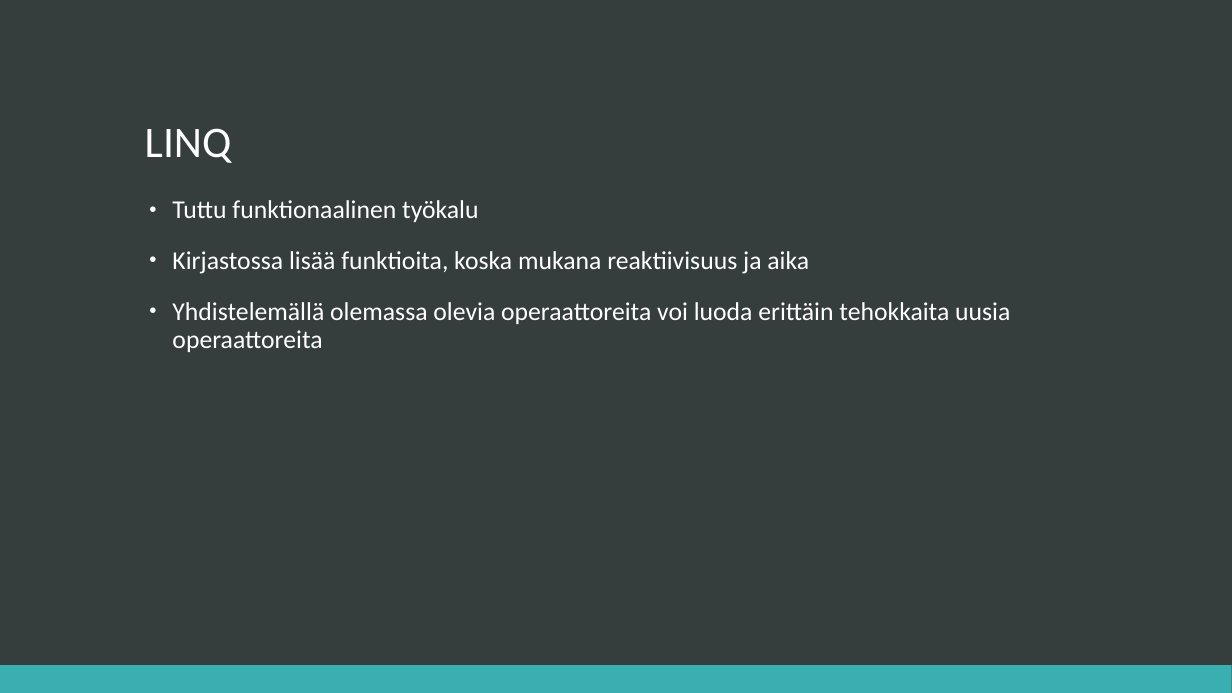
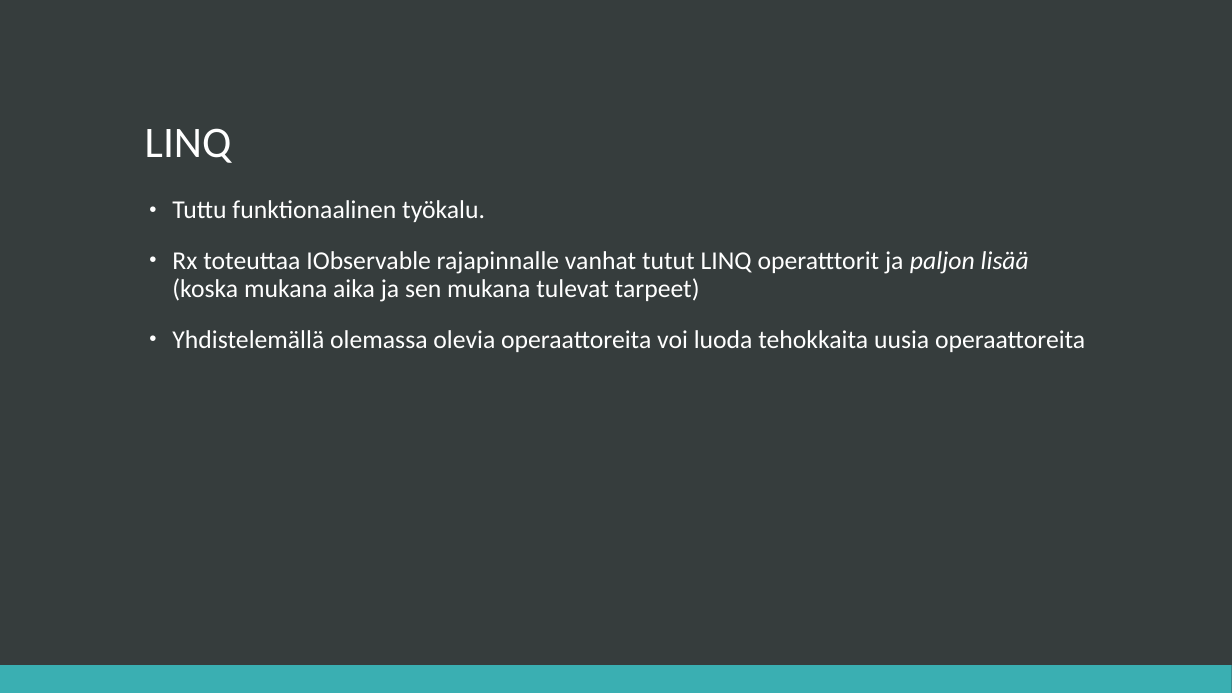
Before and after one commit to supertopi/RxWorkshop, a slide deck: slide 5 of EatechWorkshop_ReactiveExtensions.pptx. Drawn at 1232x693 pixels with LibreOffice and Linux fonts; fonts in the diff are those of the drawing. Boxes give left, top, right and bottom in pixels: in the first picture for what was removed or moved away, otherwise in the second. Text is boxed around its words. In the diff, an @@ line names an element or a change of style, - is before the commit and + after.

```diff
--- a/EatechWorkshop_ReactiveExtensions.pptx
+++ b/EatechWorkshop_ReactiveExtensions.pptx
@@ text at (172,200,1085,352): text changed @@
-• Tuttu funktionaalinen työkalu
-• Kirjastossa lisää funktioita, koska mukana reaktiivisuus ja aika
-• Yhdistelemällä olemassa olevia operaattoreita voi luoda erittäin tehokkaita uusia operaattoreita
+• Tuttu funktionaalinen työkalu.
+• Rx toteuttaa IObservable rajapinnalle vanhat tutut LINQ operatttorit ja paljon lisää (koska mukana aika ja sen mukana tulevat tarpeet)
+• Yhdistelemällä olemassa olevia operaattoreita voi luoda tehokkaita uusia operaattoreita
```
Also in this commit, not shown: 4 other slides changed.
